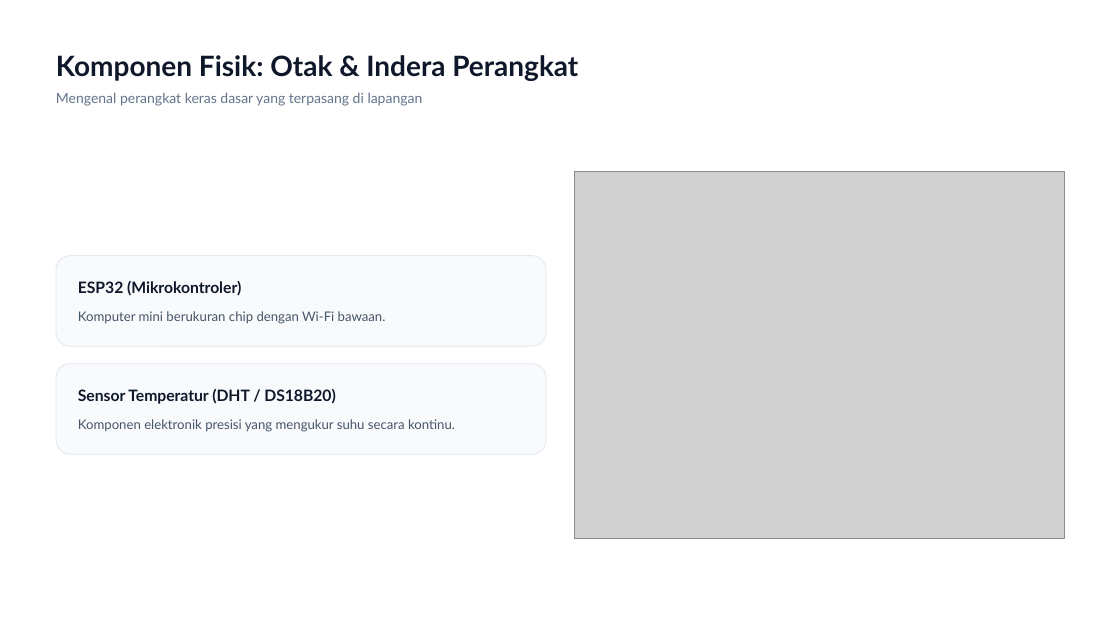
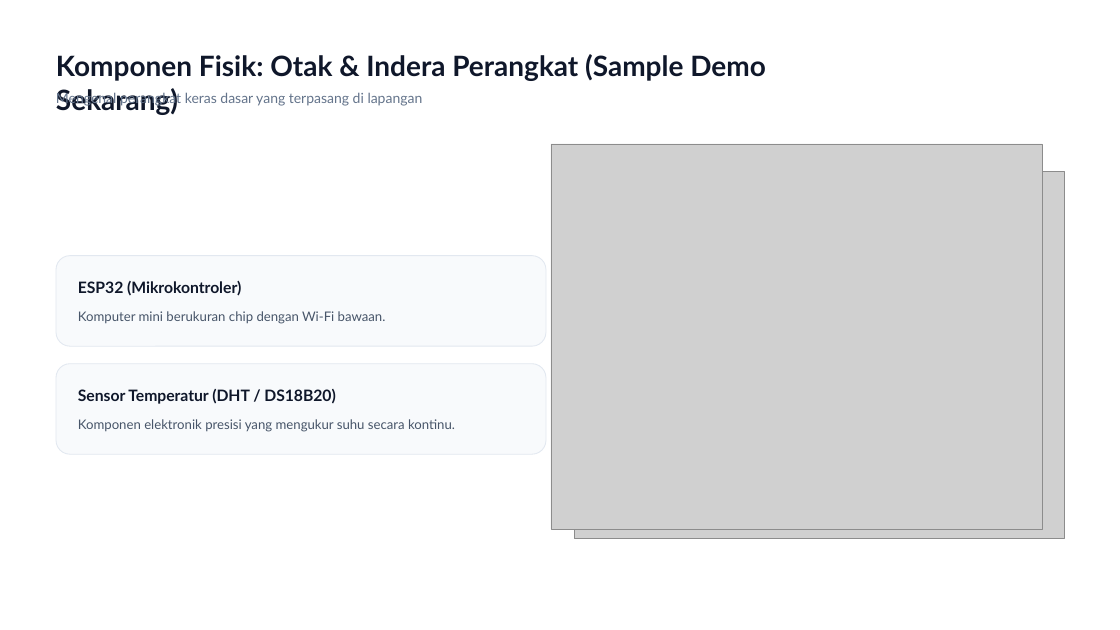
Before and after one commit to dendie851/iot-monitor-temperatur, a slide deck: slide 12 of slide-presentasi/IoT-untuk-Bisnis-Dari-Sensor-Menuju-Keputusan-Strategis.pptx. Drawn at 1120x630 pixels with LibreOffice and Linux fonts; fonts in the diff are those of the drawing; grey boxes stand for pictures. Boxes give left, top, right and bottom in pixels: in the first picture for what was removed or moved away, otherwise in the second. Text is boxed around its words. In the diff, an @@ line names an element or a change of style, - is before the commit and + after.

```diff
--- a/slide-presentasi/IoT-untuk-Bisnis-Dari-Sensor-Menuju-Keputusan-Strategis.pptx
+++ b/slide-presentasi/IoT-untuk-Bisnis-Dari-Sensor-Menuju-Keputusan-Strategis.pptx
@@ text at bbox=[56, 54, 766, 115]: text changed @@
-Komponen Fisik: Otak & Indera Perangkat
+Komponen Fisik: Otak & Indera Perangkat (Sample Demo Sekarang)
@@ picture added at bbox=[551, 144, 1043, 528] @@
```
Also in this commit, not shown: 11 other slides changed, 1 slide removed.
